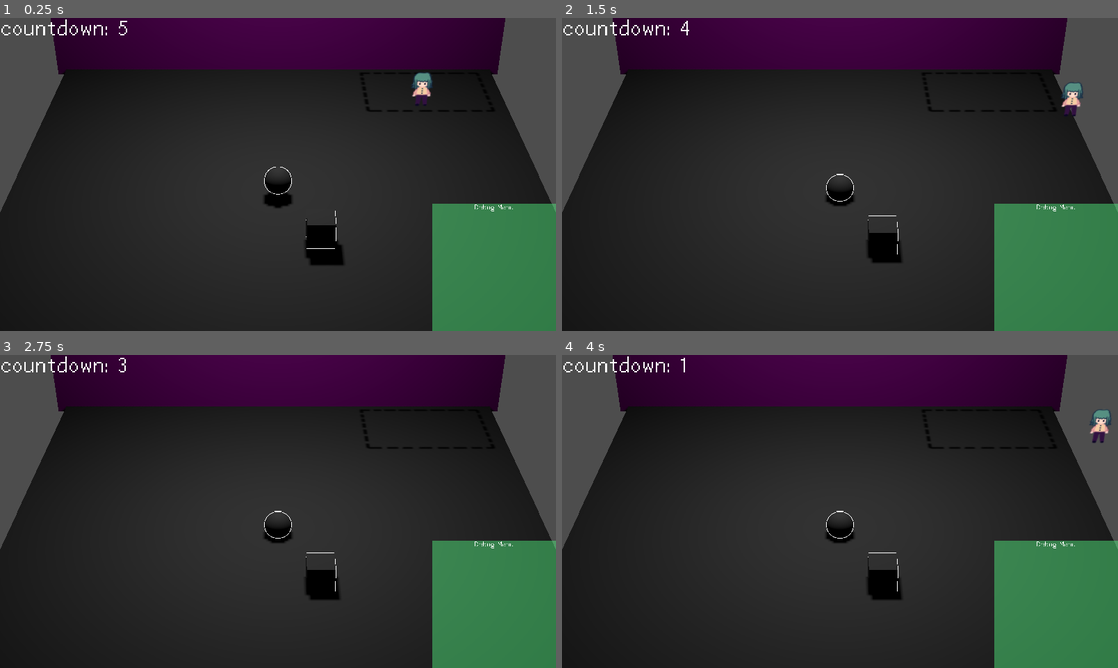
Above: before the commit, frames 1-4 (two rows, left to right).
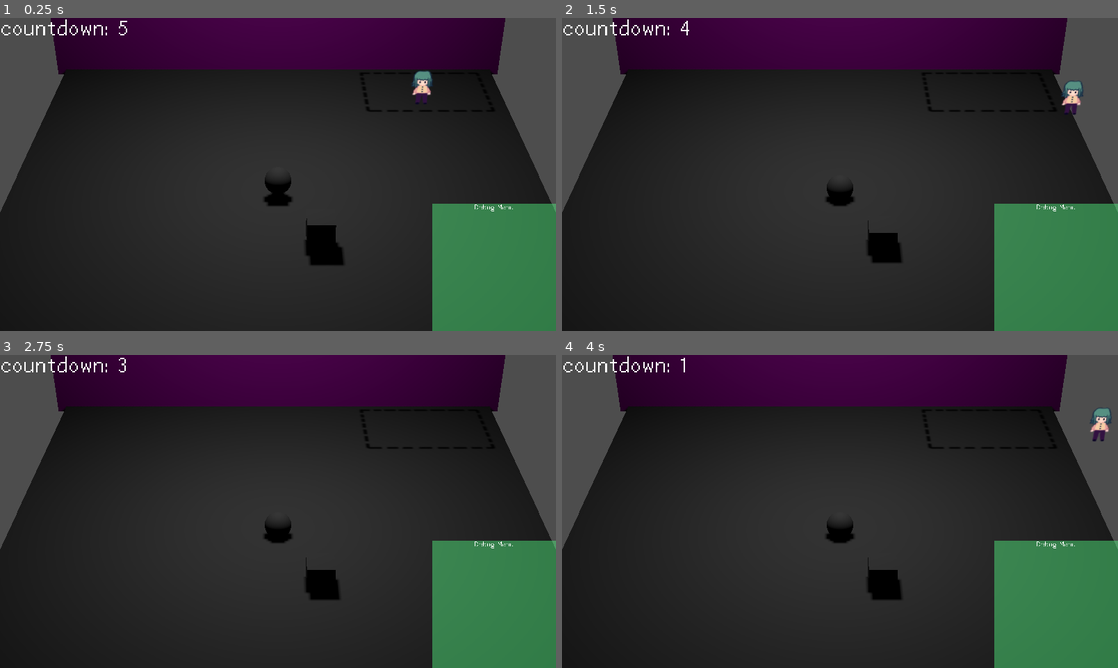
Above: after the commit, the same moments.

Repository: 2192375d/GMTK-Game-Jam
Game: Godot game, scene res://scenes/game.tscn
The game is run twice, just before and just after one commit, with the same random seed, the same clock (stepped at 60 frames per second) and the same inputs.
Inputs:
- Up to frame 1 (0.25 s): no input
- Up to frame 2 (1.5 s): hold D (right) 0.53-1.28 s; tap E (interact) at 0.6, 1.35 s; hold S (down) from 1.28 s (still down)
- Up to frame 3 (2.75 s): release S (down) at 2.03 s; hold D (right) from 2.03 s (still down); tap Space (space) at 2.1 s; tap E (interact) at 2.3 s
- Up to frame 4 (4 s): tap Enter at 2.75 s; release D (right) at 2.78 s; hold W (up) 2.78-3.53 s; tap E (interact) at 2.85, 3.6 s; tap Space (space) at 3.5 s; hold A (left) from 3.53 s (still down)

The runs differ from the first frame. In frame 1, 0.2% of the frame differs, in the area x 47-78%, y 16-77%; in frame 2, 0.2%; in frame 3, less than 0.1%; in frame 4, 0.2%.

Commit message:
feat: Fixed bug where object held by player wouldn't be detected

Diff:
--- a/assets/materials/interact_material_unlit.tres
+++ b/assets/materials/interact_material_unlit.tres
@@ -1,6 +1,7 @@
 [gd_resource type="StandardMaterial3D" format=3 uid="uid://cwm1l88pdh7ja"]
 
 [resource]
+transparency = 1
 cull_mode = 1
 shading_mode = 0
 grow = true
--- a/project.godot
+++ b/project.godot
@@ -67,7 +67,11 @@
 
 [layer_names]
 
+3d_physics/layer_1="World"
 3d_physics/layer_2="Garbage"
+3d_physics/layer_3="Picture Area"
+3d_physics/layer_4="Player"
+3d_physics/layer_5="Held Garbage"
 
 [physics]
 
--- a/scenes/levels/level_debug.tscn
+++ b/scenes/levels/level_debug.tscn
@@ -25,8 +25,7 @@
 [sub_resource type="WorldBoundaryShape3D" id="WorldBoundaryShape3D_0pqje"]
 plane = Plane(0, 0, -1, 0)
 
-[sub_resource type="BoxShape3D" id="BoxShape3D_2kb4h"]
-size = Vector3(1, 1.8, 1)
+[sub_resource type="CylinderShape3D" id="CylinderShape3D_0x665"]
 
 [sub_resource type="SphereShape3D" id="SphereShape3D_0pqje"]
 radius = 1.2870938
@@ -56,6 +55,7 @@
 mesh = SubResource("PlaneMesh_1i2hj")
 
 [node name="StaticBody3D" type="StaticBody3D" parent="Floor" unique_id=690470115]
+collision_mask = 11
 
 [node name="CollisionShape3D" type="CollisionShape3D" parent="Floor/StaticBody3D" unique_id=1223480284]
 shape = SubResource("WorldBoundaryShape3D_1i2hj")
@@ -65,6 +65,8 @@
 mesh = SubResource("PlaneMesh_2d80u")
 
 [node name="StaticBody3D2" type="StaticBody3D" parent="Wall" unique_id=209285910]
+transform = Transform3D(0.9999999, 0, 0, 0, 1, -7.1054274e-15, 0, -1.4210855e-14, 1, 0, -0.01, 0)
+collision_mask = 11
 
 [node name="CollisionShape3D" type="CollisionShape3D" parent="Wall/StaticBody3D2" unique_id=2066792149]
 transform = Transform3D(1, 0, 0, 0, -4.371139e-08, -1, 0, 1, -4.371139e-08, 0, 0, 0)
@@ -76,17 +78,20 @@
 
 [node name="Player" type="CharacterBody3D" parent="." unique_id=349837506]
 transform = Transform3D(1, 0, 0, 0, 1, 0, 0, 0, 1, 6.502649, 1.0195179, -6.108208)
+collision_layer = 8
+collision_mask = 3
 script = ExtResource("1_ux464")
 
 [node name="CollisionShape3D" type="CollisionShape3D" parent="Player" unique_id=1926655930]
 transform = Transform3D(1, 0, 0, 0, 1, 0, 0, 0, 1, 0, -0.100000024, 0)
-shape = SubResource("BoxShape3D_2kb4h")
+shape = SubResource("CylinderShape3D_0x665")
 
 [node name="Sprite3D" type="Sprite3D" parent="Player" unique_id=2056004929]
 transform = Transform3D(3.267, 0, 0, 0, 2.8218722, 0, 0, 0, 1, 0, 0, 0)
 texture = ExtResource("2_dyhwa")
 
 [node name="Interaction Area" type="Area3D" parent="Player" unique_id=1401964825]
+collision_mask = 2
 script = ExtResource("3_uyr38")
 
 [node name="CollisionShape3D" type="CollisionShape3D" parent="Player/Interaction Area" unique_id=690115885]
@@ -106,6 +111,8 @@
 
 [node name="Garbage" type="RigidBody3D" parent="." unique_id=196298109 node_paths=PackedStringArray("visual_mesh", "collision_shape")]
 transform = Transform3D(1, 0, 0, 0, 1, 0, 0, 0, 1, 0, 1.0913281, 1.2210369)
+collision_layer = 2
+collision_mask = 5
 mass = 0.1
 physics_material_override = SubResource("PhysicsMaterial_2kb4h")
 script = ExtResource("6_xjgd8")
@@ -120,6 +127,8 @@
 
 [node name="Garbage2" type="RigidBody3D" parent="." unique_id=140819611 node_paths=PackedStringArray("visual_mesh", "collision_shape")]
 transform = Transform3D(1, 0, 0, 0, 1, 0, 0, 0, 1, 1.4945698, 1.0913281, 4.329894)
+collision_layer = 2
+collision_mask = 5
 mass = 0.1
 physics_material_override = SubResource("PhysicsMaterial_2kb4h")
 script = ExtResource("6_xjgd8")
@@ -134,6 +143,8 @@
 
 [node name="PictureArea" type="Area3D" parent="." unique_id=952523899 node_paths=PackedStringArray("capture_shape")]
 transform = Transform3D(1, 0, 0, 0, 1, 0, 0, 0, 1, 7, 0, -7)
+collision_layer = 4
+collision_mask = 18
 script = ExtResource("9_picture_area")
 capture_shape = NodePath("CollisionShape3D")
 
@@ -156,3 +167,5 @@
 size = 6.0
 
 [connection signal="body_exited" from="Player/Interaction Area" to="Player/Interaction Area" method="_on_body_exited"]
+[connection signal="body_entered" from="PictureArea" to="PictureArea" method="_on_body_entered"]
+[connection signal="body_exited" from="PictureArea" to="PictureArea" method="_on_body_exited"]
--- a/scripts/game/in_picture_item_detector.gd
+++ b/scripts/game/in_picture_item_detector.gd
@@ -2,16 +2,3 @@
 # TODO: Add to "no-no zone" (also rename no-no zone)
 # TODO attach the signals as well don't forget!
 # Or even make the "danger zone" it's own scene... that's the best idea
-
-# Useful for the level to know if ur safe or not :>
-var in_risk_items: Array[Interactable]
-
-func _on_body_entered(body: Node3D) -> void:
-	if body is Interactable:
-		body.within_photo_area = true
-		in_risk_items.append(body)
-
-func _on_body_exited(body: Node3D) -> void:
-	if body is Interactable:
-		body.within_photo_area = false
-		in_risk_items.erase(body)
--- a/scripts/picture_area_3d.gd
+++ b/scripts/picture_area_3d.gd
@@ -3,8 +3,21 @@
 
 @export var capture_shape: CollisionShape3D
 
-
 func get_capture_size() -> Vector2:
 	var box_shape: BoxShape3D = capture_shape.shape as BoxShape3D
 	var area_scale: Vector3 = global_transform.basis.get_scale()
 	return Vector2(box_shape.size.x * absf(area_scale.x), box_shape.size.z * absf(area_scale.z))
+
+
+# Useful for the level to know if ur safe or not
+var in_risk_items: Array[Interactable]
+
+func _on_body_entered(body: Node3D) -> void:
+	if body is Interactable:
+		body.within_photo_area = true
+		in_risk_items.append(body)
+
+func _on_body_exited(body: Node3D) -> void:
+	if body is Interactable:
+		body.within_photo_area = false
+		in_risk_items.erase(body)
--- a/scripts/player/held_item_controller.gd
+++ b/scripts/player/held_item_controller.gd
@@ -2,20 +2,24 @@
 extends Node3D
 
 var held_item: Interactable
+var held_item_layer: int
 
 func pick_up_item(interactable: Interactable) -> void:
 	print("picking up item", interactable.name)
 	held_item = interactable
+	held_item_layer = held_item.collision_layer
 
 	interactable.freeze = true
-	interactable.collision_shape.disabled = true
+	#interactable.collision_shape.disabled = true
+	interactable.collision_layer = 16
 
 func drop_item() -> void:
 	print("attemptiong to drop...")
 	if held_item:
 		print("dropping item", held_item.name)
 		held_item.freeze = false
-		held_item.collision_shape.disabled = false
+		#held_item.collision_shape.disabled = false
+		held_item.collision_layer = held_item_layer
 		held_item = null
 
 func _process(_delta: float) -> void:
